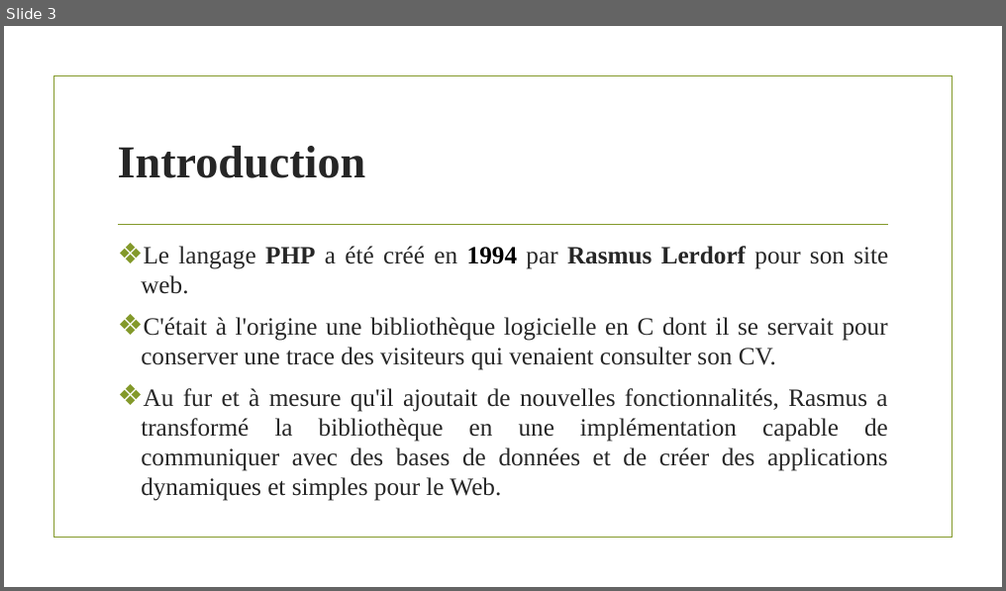
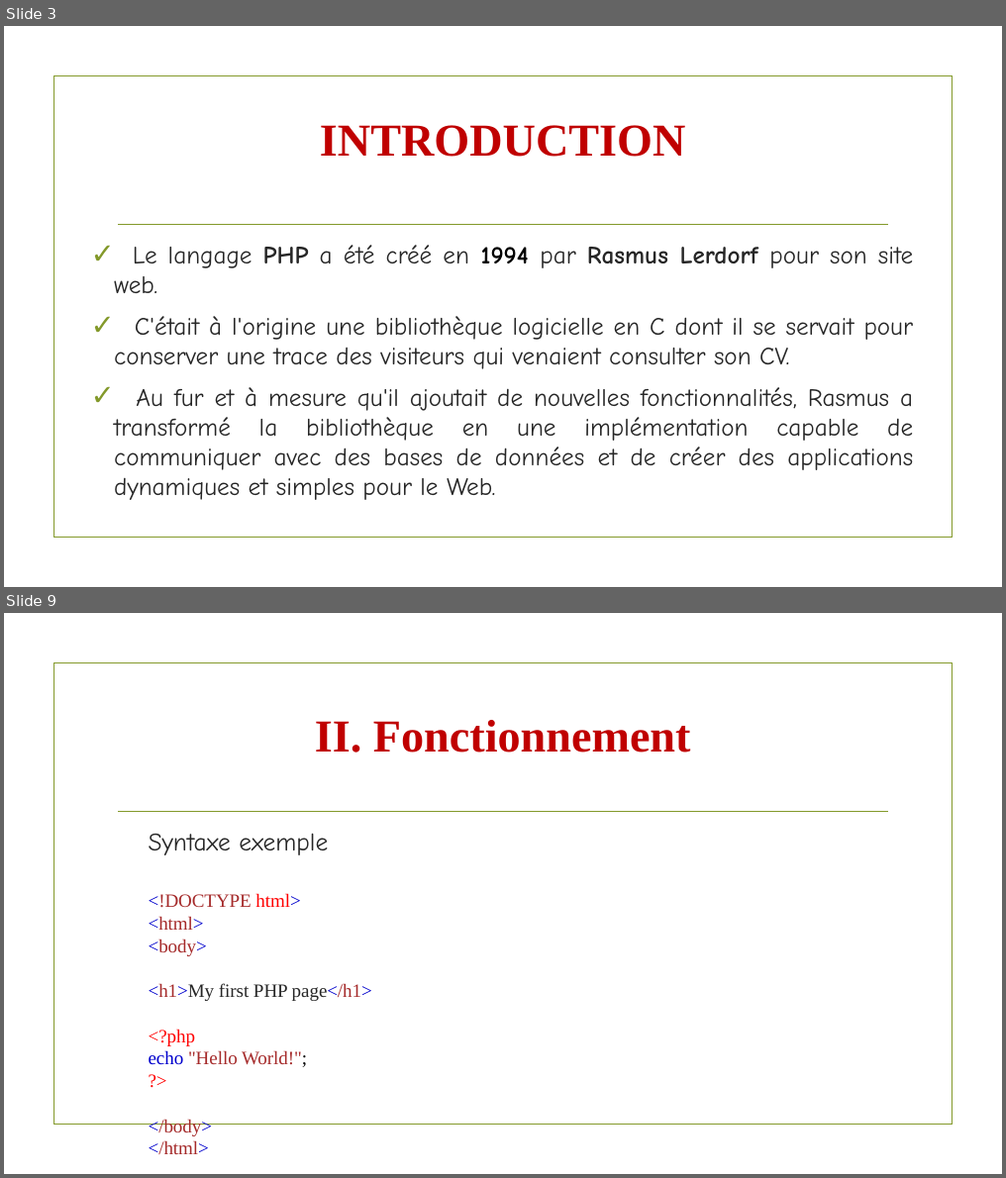
Before and after one commit to Bethel226/Langage_PHP, a slide deck: Le langage PHP.pptx. Shown one above the other, each under a label of ours: slide 3 before the commit, slides 3 and 9 after it; the slides between them are not shown. The pictures are 1006x591 and 1006x1178 pixels, drawn with LibreOffice and Linux fonts; fonts in the diff are those of the drawing; background and template pictures are left out. Boxes give left, top, right and bottom in pixels: in the first picture for what was removed or moved away, otherwise in the second. Text is boxed around its words. In the diff, an @@ line names an element or a change of style, - is before the commit and + after.

Commit message:
ajout qlq modif

```diff
--- a/Le langage PHP.pptx
+++ b/Le langage PHP.pptx
@@ slide 9 added at [4, 613, 1002, 1174], background picture (left out); not listed: 2 template elements that a slide beside it also shows @@
@@ title added at [315, 720, 691, 753], 44 pt, text #C00000, bold @@
+II. Fonctionnement
@@ text added at [149, 833, 372, 1155], 18.1 pt, text #A52A2A @@
+Syntaxe exemple
+<!DOCTYPE html>
+<html>
+<body>
+<h1>My first PHP page</h1>
+<?php
+echo "Hello World!";
+?>
+</body>
+</html>
@@ slide 3 changed as well @@
@@ title "INTRODUCTION" at [320, 125, 685, 157]: vertical alignment middle to top @@
@@ title at [320, 125, 685, 157]: text changed; text colour #262626 to #C00000 @@
-Introduction
+INTRODUCTION
@@ text "Le langage PHP a été ...": place and size @@
-text "Le langage PHP a été ..." at [141, 246, 888, 501]
+text "Le langage PHP a été ..." at [114, 245, 914, 500]
@@ text "Le langage PHP a été ..." at [114, 245, 914, 500]: font Times New Roman to Comic Neue; bullet ❖ to ✓ @@
```
Also in this commit, not shown: 3 other slides changed, 4 other slides added, 2 slides removed.
